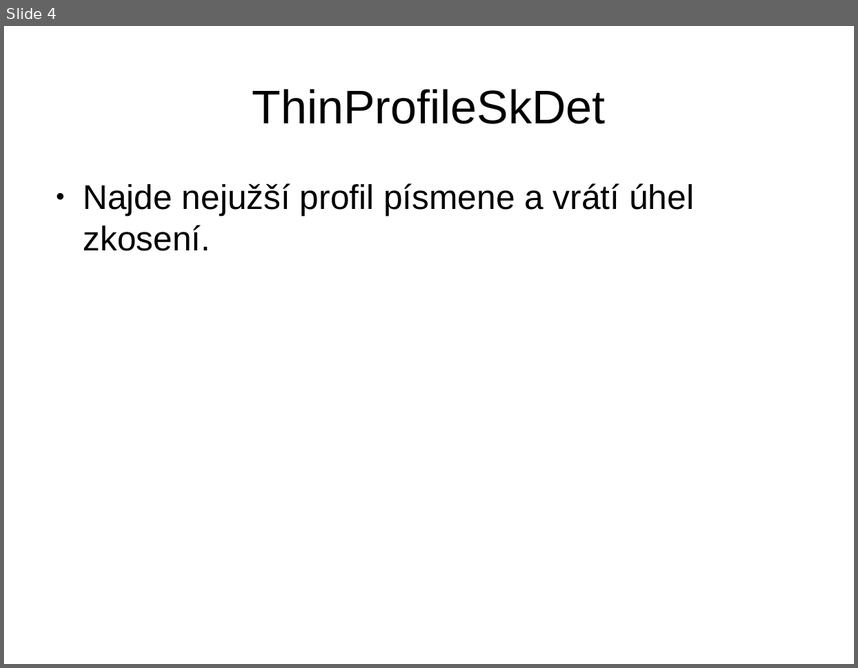
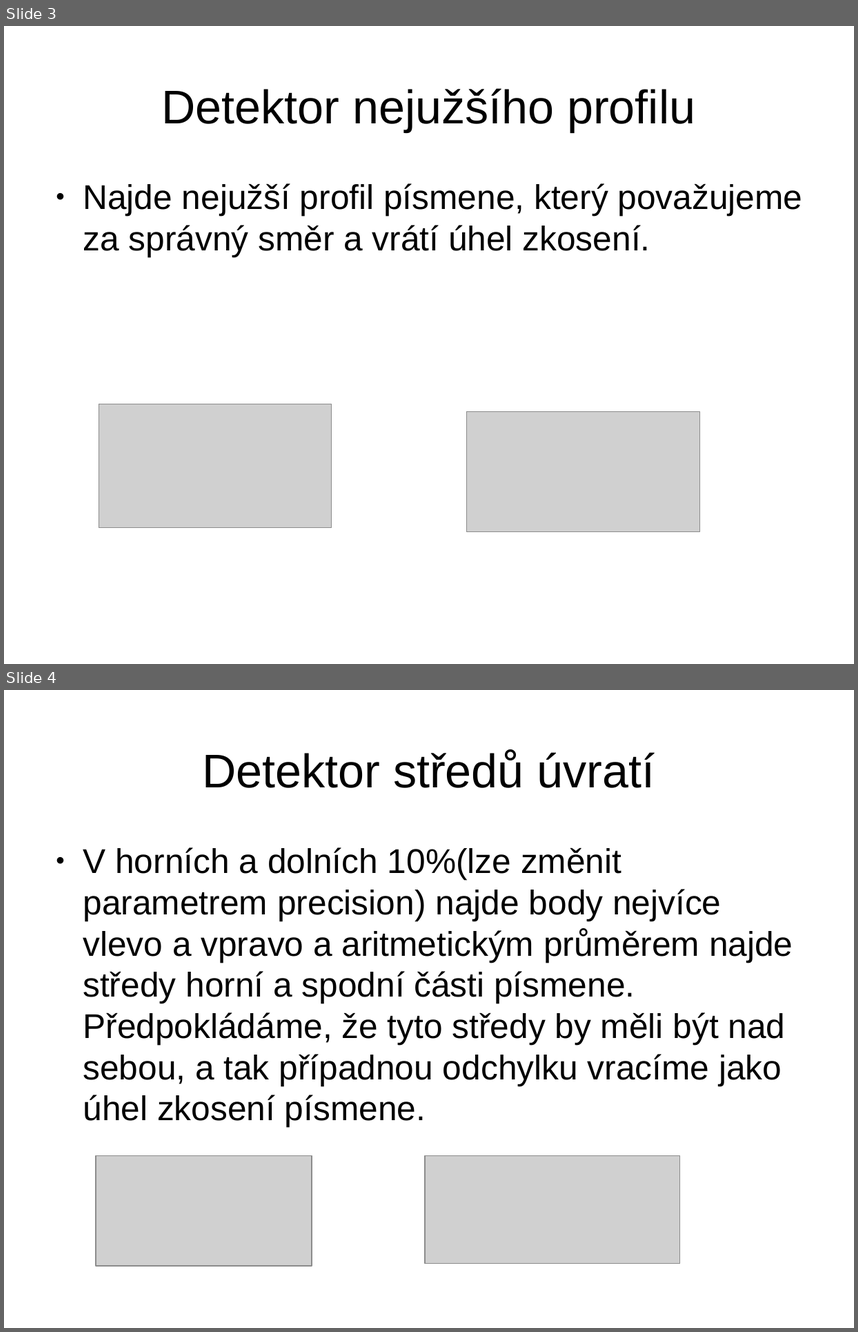
Before and after one commit to MichalBusta/skewDetection, a slide deck: doc/Skew_Detection.odp. Shown one above the other, each under a label of ours: slide 4 before the commit, slides 3 and 4 after it. The pictures are 858x668 and 858x1332 pixels, drawn with LibreOffice and Linux fonts; fonts in the diff are those of the drawing; grey boxes stand for pictures. Boxes give left, top, right and bottom in pixels: in the first picture for what was removed or moved away, otherwise in the second. Text is boxed around its words. In the diff, an @@ line names an element or a change of style, - is before the commit and + after.

```diff
--- a/doc/Skew_Detection.odp
+++ b/doc/Skew_Detection.odp
@@ slide 4 added at [4,690,854,1328], background #FFFFFF @@
@@ title added at [202,749,655,788], 44 pt, text #000000 @@
+Detektor středů úvratí
@@ text added at [83,847,793,1127], 32 pt, text #000000 @@
+● V horních a dolních 10%(lze změnit parametrem precision) najde body nejvíce vlevo a vpravo a aritmetickým průměrem najde středy horní a spodní části písmene. Předpokládáme, že tyto středy by měli být nad sebou, a tak případnou odchylku vracíme jako úhel zkosení písmene.
@@ picture added at [96,1156,312,1266] @@
@@ picture added at [425,1156,680,1263] @@
@@ what was slide 4 is now slide 3 @@
@@ slide 3 changed as well @@
@@ title at [161,88,695,132]: text changed @@
-ThinProfileSkDet
+Detektor nejužšího profilu
@@ text at [83,183,803,257]: text changed @@
-● Najde nejužší profil písmene a vrátí úhel zkosení.
+● Najde nejužší profil písmene, který považujeme za správný směr a vrátí úhel zkosení.
@@ picture added at [99,404,332,528] @@
@@ picture added at [467,412,700,531] @@
```
Also in this commit, not shown: 6 other slides changed, 2 slides removed.
